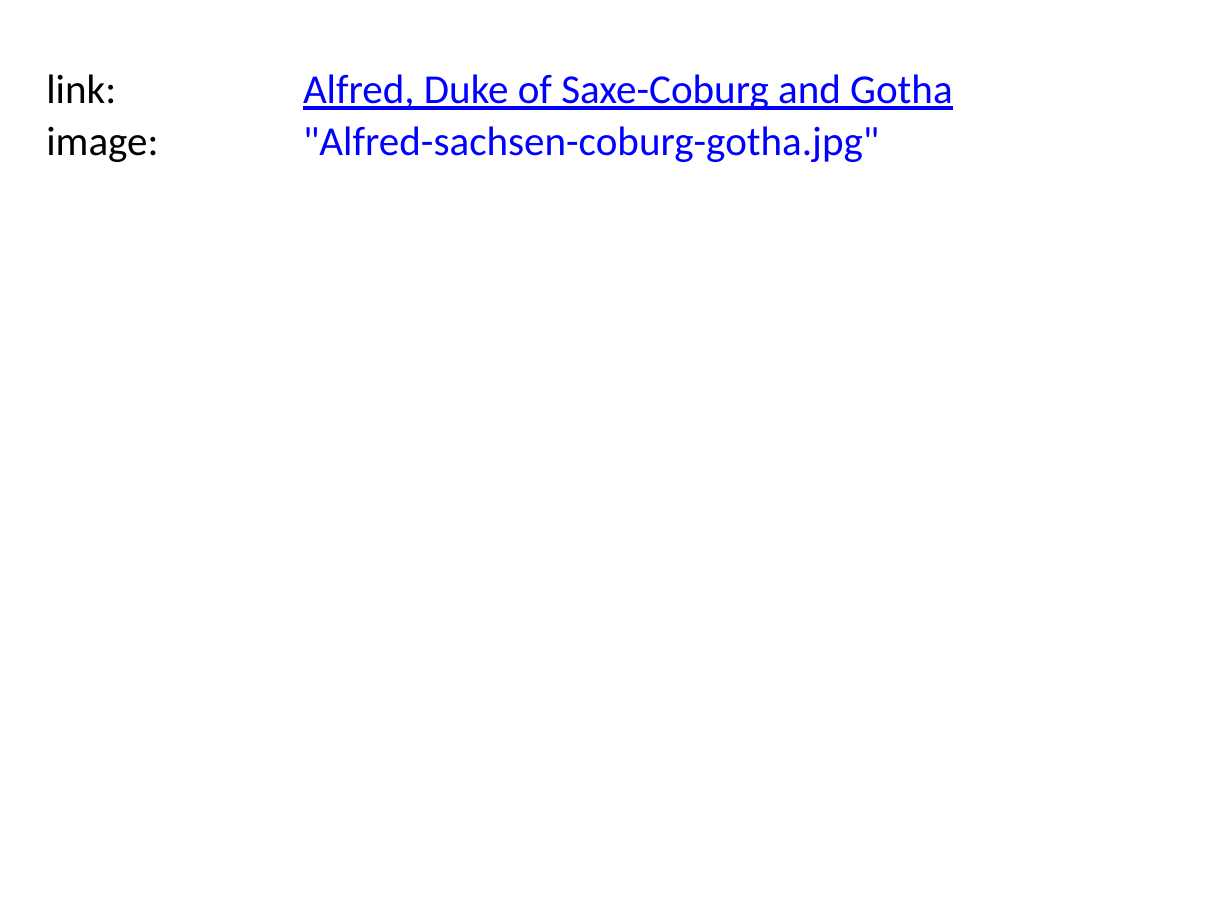
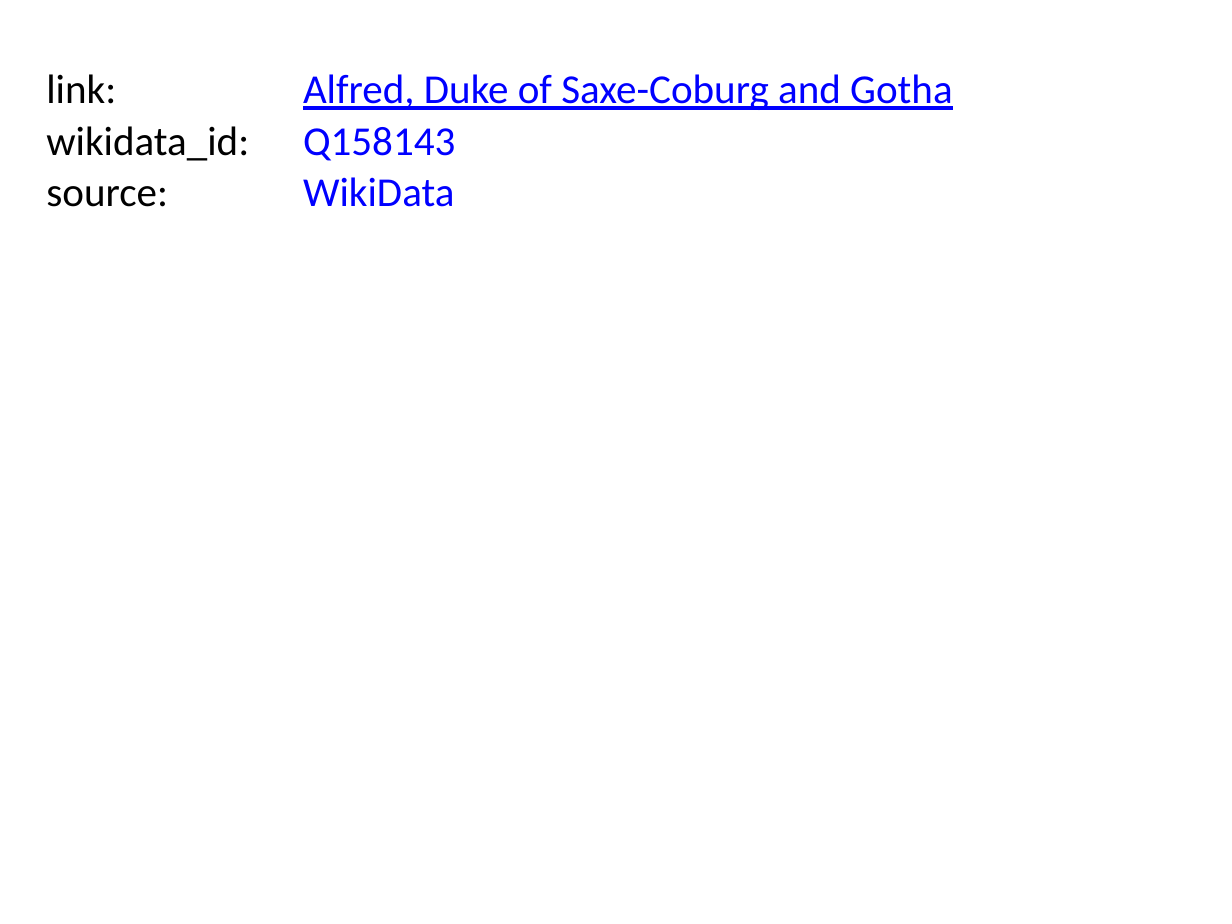
Before and after one commit to BITPlan/com.bitplan.simplegraph, a slide deck: slide 5 of QueenVictoria.pptx. Drawn at 1232x924 pixels with LibreOffice and Linux fonts; fonts in the diff are those of the drawing. Boxes give left, top, right and bottom in pixels: in the first picture for what was removed or moved away, otherwise in the second. Text is boxed around its words. In the diff, an @@ line names an element or a change of style, - is before the commit and + after.

Commit message:
refactors to improve image and property handling

```diff
--- a/QueenVictoria.pptx
+++ b/QueenVictoria.pptx
@@ text at [46,126,249,161]: text changed @@
-image:
+wikidata_id:
@@ text at [303,127,455,161]: text changed @@
-"Alfred-sachsen-coburg-gotha.jpg"
+Q158143
@@ text added at [303,177,454,207], 24 pt, text #0000FF @@
+WikiData
@@ text added at [46,186,168,207], 24 pt, text #000000 @@
+source:
```
Also in this commit, not shown: 9 other slides changed, 10 other files.
